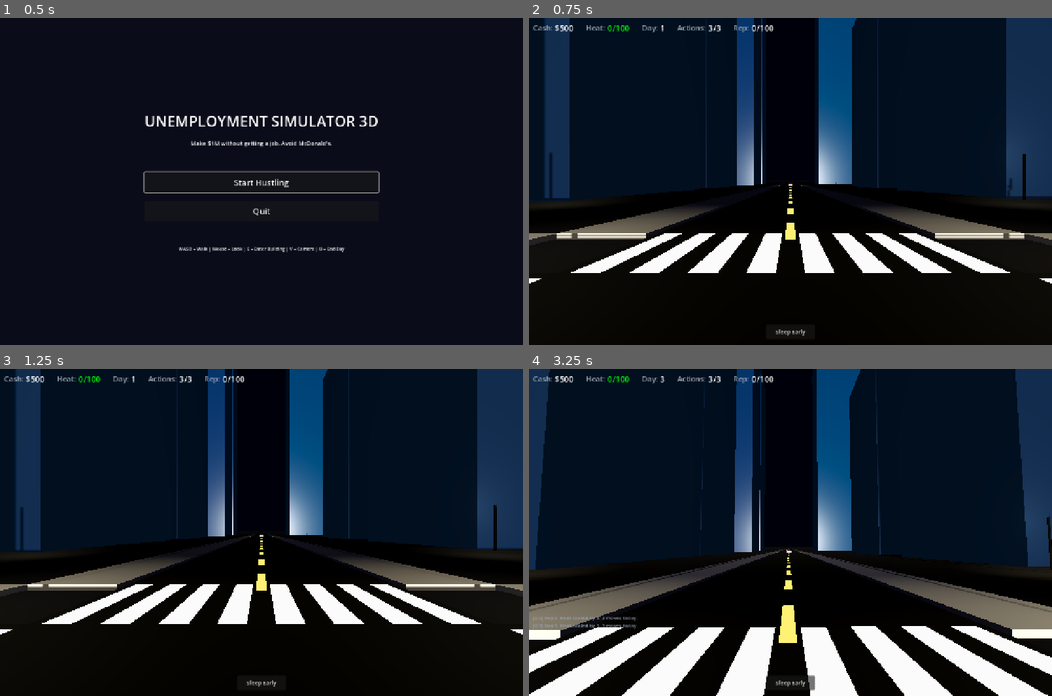
Above: before the commit, frames 1-4 (two rows, left to right).
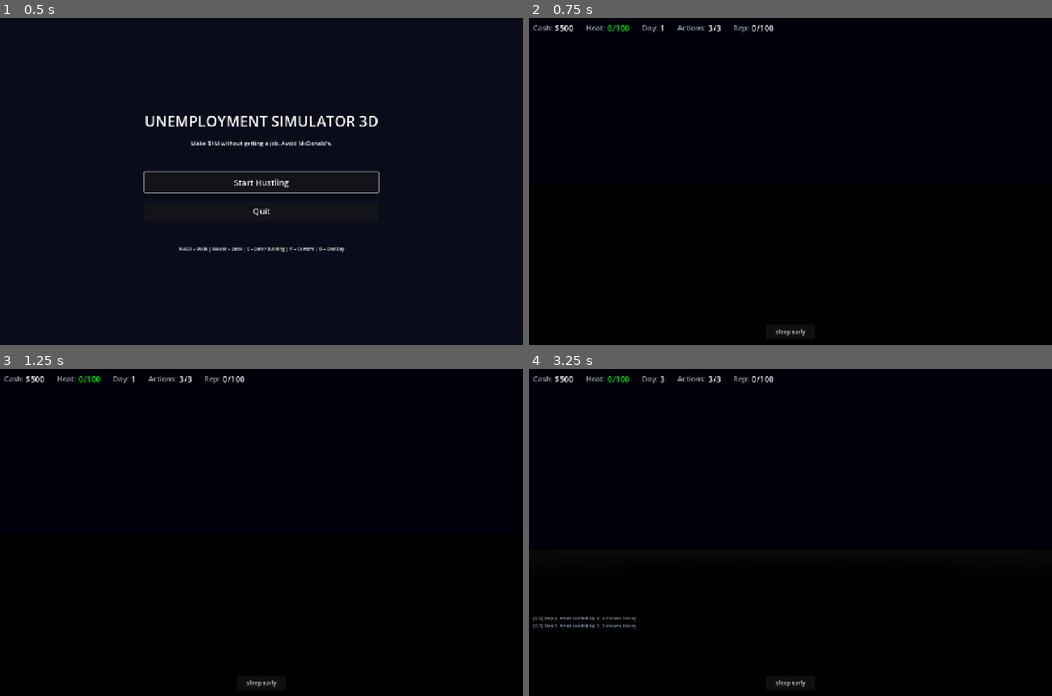
Above: after the commit, the same moments.

Repository: buttergolemcode/unemploymentsimulator
Game: Godot game, scene res://scenes/MainMenu.tscn
The game is run twice, just before and just after one commit, with the same random seed, the same clock (stepped at 60 frames per second) and the same inputs.
Inputs (mouse positions are in pixels of both pictures, inside the frame that each line leads up to):
- Up to frame 1 (0.5 s): no input
- Up to frame 2 (0.75 s): click "Start Hustling" at 0.5 s
- Up to frame 3 (1.25 s): no input
- Up to frame 4 (3.25 s): click "Sleep Early" at 1.25 s; click "OK" at 2 s; tap Enter at 2.75 s; move the mouse to (816, 532) at 2.77 s; hold W from 2.78 s (still down); tap V at 2.85 s; click (816, 532) at 2.92 s; tap Space at 3.02 s

Frame 1 is identical in both runs. In frame 2, 23% of the frame differs, in the area x 0-100%, y 0-82%; in frame 3, 23%; in frame 4, 28%, in the area x 0-100%, y 0-100%.
Error after the commit: Parse Error: Cannot find member "NAVY" in base "Color". (res://scripts/WorldBuilder.gd:857)

Commit message:
Fix 4 issues: NPC street avoidance, car scale, real harbor, larger map
User feedback: '1. NPCs sollten nur auf Sidewalks, Fußgängerüberwegen
und bei Gebäuden laufen. Nicht bei Straßen. 2. Relatives Scale von Auto
zu Spieler in third person ist immernoch ein wenig unrealistisch.
3. Beim Hafen ist kein Wirklicher Hafen sondern rumfliegende bunte Boxen.
4. Map außerhalb der City hat immernoch kein sauberes Clipping und ist
im vergleich zur city zu klein.'

1. NPC STREET AVOIDANCE:
- NPC.gd: New _is_on_street(x, z) static function checks if position is
  within 4.5m of any street line (at -300, -200, -100, 0, 100, 200, 300)
- _physics_process: Before moving, NPC checks if next position would be
  on street -> if so, picks new target instead
- _pick_new_target: Tries 10 times to find a non-street target before
  falling back (NPC may briefly cross street as last resort)
- Result: NPCs stay on sidewalks, near buildings, only cross streets
  when no alternative target found

2. CAR SCALE (slightly larger, more substantial):
- Body: 1.9x1.0x4.2m -> 2.0x1.2x4.5m (taller body, slightly wider/longer)
- Cabin: 1.6x0.7x1.8m -> 1.7x0.8x2.0m (bigger cabin on top)
- Windshield: 1.5x0.6 -> 1.6x0.7m (matches cabin)
- Wheels: 0.35 radius -> 0.4 radius (80cm diameter, SUV-like)
- Headlights/Taillights: repositioned to 0.85m height
- max_speed: 22 -> 18 m/s (65 km/h, city speed — better feel at city scale)
- Vehicle collision (GameScene.gd): 2.0x1.5x4.5m, y=0.9 (matches new body)

3. REAL HARBOR (was: floating colored boxes):
- Harbor basin: 200x300m dark water inlet cut into harbor area
- 3 concrete piers (120x20m each) extending into basin at z=-100, 0, +100
  - Piers have collision (cars can drive on them)
- 3 cargo ships (80x8x15m) docked at piers
  - Each ship has white bridge tower on top
  - Hull color: dark navy blue
- 60 cargo containers stacked ON piers (not floating) at proper height
  - 7 colors (red, blue, green, yellow, orange, purple, cyan)
  - Stacked 0-2 high on pier surface
- 6 large cargo cranes on piers (loading ships)
- Harbor district polygon extended: 400..600 x -400..400 (was 200..400)
- Result: looks like a real port with ships, piers, cranes, containers

4. LARGER MAP + PROPER RURAL COLLISION:
- Map size: 800x800 -> 1200x1200 (playable area -600..+600)
- Water offset: 400 -> 600 (water starts further out)
- City ground collision: 800x800 -> 1200x1200 (covers entire city + inner rural)
- Rural collision: REWROTE from 12 perimeter boxes to DENSE GRID
  - 50x50m boxes covering entire rural ring (380-580m radius)
  - Each box positioned at terrain_height() — no more gaps
  - Cars can now drive anywhere in rural zone without falling through
- Mountain walls: extended for larger map (1200 -> 1800 wide)
- Street length: 800 -> 1100 (spans larger city)
- Terrain mesh: 900 -> 1400 (covers larger area)
- Water plane: 1600 -> 2400 (covers larger ocean)
- terrain_height: extended flat zone (380 -> 580) and rural hills (400 -> 600)

Diff:
--- a/godot/scripts/GameScene.gd
+++ b/godot/scripts/GameScene.gd
@@ -65,9 +65,9 @@
 		# Collision
 		var col = CollisionShape3D.new()
 		var shape = BoxShape3D.new()
-		shape.size = Vector3(1.9, 1.5, 4.2)  # matches new car body size
+		shape.size = Vector3(2.0, 1.5, 4.5)  # matches new larger car body
 		col.shape = shape
-		col.position = Vector3(0, 0.85, 0)  # center of 1.5m tall body
+		col.position = Vector3(0, 0.9, 0)  # center of body
 		vehicle.add_child(col)
 
 		# Mesh container
--- a/godot/scripts/NPC.gd
+++ b/godot/scripts/NPC.gd
@@ -125,7 +125,6 @@
 	# Handle knockdown state
 	if is_down:
 		down_timer -= delta
-		# Stay down, slowly recover
 		mesh.rotation.x = lerp(mesh.rotation.x, -PI / 2, delta * 5)
 		velocity = Vector3.ZERO
 		move_and_slide()
@@ -139,10 +138,8 @@
 	for vehicle in get_tree().get_nodes_in_group("vehicle"):
 		var vd = global_position.distance_to(vehicle.global_position)
 		if vd < 2.5 and abs(vehicle.speed) > 3.0:
-			# Knocked down by vehicle
 			is_down = true
-			down_timer = 4.0  # down for 4 seconds
-			# Knockback in vehicle's movement direction
+			down_timer = 4.0
 			var kb_dir = (global_position - vehicle.global_position).normalized()
 			velocity = kb_dir * 5.0
 			move_and_slide()
@@ -155,21 +152,47 @@
 	if dist < 0.5:
 		_pick_new_target()
 	else:
+		# Check if next position would be on a street — if so, pick new target
+		var next_x = global_position.x + (dx / dist) * 2.0
+		var next_z = global_position.z + (dz / dist) * 2.0
+		if _is_on_street(next_x, next_z):
+			_pick_new_target()
+			return
 		velocity = Vector3(dx / dist * speed, 0, dz / dist * speed)
-		# Godot Y-rotation convention: forward = (-sin(yaw), 0, -cos(yaw))
-		# We want forward to equal movement direction (dx, dz), so:
-		# -sin(yaw) = dx/dist, -cos(yaw) = dz/dist
-		# yaw = atan2(-dx, -dz)
 		facing = atan2(-dx, -dz)
 		rotation.y = facing
 		walk_phase += delta * 8
-		# Walk bob animation (procedural — will be replaced with real anim later)
-		mesh.position.y = abs(sin(walk_phase)) * 0.03  # subtle bob (was 0.06)
-		# Subtle forward lean when walking
+		mesh.position.y = abs(sin(walk_phase)) * 0.03
 		mesh.rotation.x = lerp(mesh.rotation.x, 0.08, delta * 5.0)
 		move_and_slide()
 
+# Streets are at positions [-300, -200, -100, 0, 100, 200, 300] in both axes
+# with ROAD_HALF_WIDTH (4m) buffer. NPCs should stay on sidewalks (outside this buffer).
+static var STREET_POSITIONS: Array = [-300, -200, -100, 0, 100, 200, 300]
+static var ROAD_HALF: float = 4.5  # 4m half-width + 0.5m buffer
+
+static func _is_on_street(x: float, z: float) -> bool:
+	# Check if position is on a street (within road half-width of any street line)
+	for pos in STREET_POSITIONS:
+		# East-West street at z=pos
+		if abs(z - pos) < ROAD_HALF and abs(x) < 380:
+			return true
+		# North-South street at x=pos
+		if abs(x - pos) < ROAD_HALF and abs(z) < 380:
+			return true
+	return false
+
 func _pick_new_target():
+	# Try to find a target that's NOT on a street (keep NPC on sidewalks/buildings)
+	for attempt in range(10):
+		var angle = randf() * TAU
+		var dist = 8 + randf() * 20  # shorter range, stay near current block
+		var candidate = global_position + Vector3(cos(angle) * dist, 0, sin(angle) * dist)
+		# Skip if candidate is on a street
+		if not _is_on_street(candidate.x, candidate.z):
+			target_pos = candidate
+			return
+	# Fallback: just pick any nearby point (NPC may briefly cross street)
 	var angle = randf() * TAU
-	var dist = 15 + randf() * 25
+	var dist = 8 + randf() * 15
 	target_pos = global_position + Vector3(cos(angle) * dist, 0, sin(angle) * dist)
--- a/godot/scripts/Vehicle.gd
+++ b/godot/scripts/Vehicle.gd
@@ -6,7 +6,7 @@
 var car_model: String = ""  # e.g. "NormalCar1" — see VehicleData.CAR_MODELS
 var yaw: float = 0.0
 var speed: float = 0.0  # forward speed (signed: +forward / -reverse)
-var max_speed: float = 22.0
+var max_speed: float = 18.0  # 18 m/s = ~65 km/h (city speed)
 var max_reverse: float = 8.0
 var accel: float = 10.0       # engine force when accelerating
 var brake_force: float = 18.0  # deceleration when braking
@@ -114,17 +114,17 @@
 
 func _add_lights():
 	# Headlights
-	for x in [-0.7, 0.7]:
+	for x in [-0.75, 0.75]:
 		var hl = OmniLight3D.new()
-		hl.position = Vector3(x, 0.7, 2.1)  # at front of body
+		hl.position = Vector3(x, 0.85, 2.25)  # at front of body
 		hl.light_color = Color(1, 0.95, 0.8)
 		hl.light_energy = 1.5
 		hl.omni_range = 8.0
 		mesh.add_child(hl)
 	# Taillights
-	for x in [-0.7, 0.7]:
+	for x in [-0.75, 0.75]:
 		var tl = OmniLight3D.new()
-		tl.position = Vector3(x, 0.7, -2.1)  # at rear of body
+		tl.position = Vector3(x, 0.85, -2.25)  # at rear of body
 		tl.light_color = Color(1, 0.2, 0.1)
 		tl.light_energy = 0.8
 		tl.omni_range = 4.0
@@ -140,27 +140,27 @@
 	# Body
 	var body = MeshInstance3D.new()
 	var body_m = BoxMesh.new()
-	body_m.size = Vector3(1.9, 1.0, 4.2)  # realistic car: 1.9m wide, 1.0m body height, 4.2m long
+	body_m.size = Vector3(2.0, 1.2, 4.5)  # 2m wide, 1.2m body, 4.5m long (slightly larger)
 	body.mesh = body_m
-	body.position = Vector3(0, 0.65, 0)  # body sits at 0.65m (wheel top)
+	body.position = Vector3(0, 0.75, 0)  # body sits at 0.75m
 	body.material_override = mat
 	mesh.add_child(body)
 
 	# Cabin
 	var cabin = MeshInstance3D.new()
 	var cabin_m = BoxMesh.new()
-	cabin_m.size = Vector3(1.6, 0.7, 1.8)  # cabin: 1.6m wide, 0.7m tall, 1.8m long
+	cabin_m.size = Vector3(1.7, 0.8, 2.0)  # cabin: 1.7m wide, 0.8m tall, 2.0m long
 	cabin.mesh = cabin_m
-	cabin.position = Vector3(0, 1.5, -0.2)  # sits on top of body
+	cabin.position = Vector3(0, 1.7, -0.2)  # sits on top of body
 	cabin.material_override = mat
 	mesh.add_child(cabin)
 
 	# Windshield
 	var wind = MeshInstance3D.new()
 	var wind_m = BoxMesh.new()
-	wind_m.size = Vector3(1.5, 0.6, 0.1)
+	wind_m.size = Vector3(1.6, 0.7, 0.1)
 	wind.mesh = wind_m
-	wind.position = Vector3(0, 1.5, 0.85)  # at cabin height
+	wind.position = Vector3(0, 1.7, 0.95)  # at cabin height
 	var glass_mat = StandardMaterial3D.new()
 	glass_mat.albedo_color = Color(0.06, 0.09, 0.16, 0.8)
 	glass_mat.roughness = 0.1
@@ -171,12 +171,12 @@
 
 	# Wheels (also tracked for wheel-spin)
 	_wheel_nodes.clear()
-	for pos in [Vector3(-0.9, 0.35, 1.4), Vector3(0.9, 0.35, 1.4), Vector3(-0.9, 0.35, -1.4), Vector3(0.9, 0.35, -1.4)]:
+	for pos in [Vector3(-0.95, 0.4, 1.5), Vector3(0.95, 0.4, 1.5), Vector3(-0.95, 0.4, -1.5), Vector3(0.95, 0.4, -1.5)]:
 		var wheel = MeshInstance3D.new()
 		var w_m = CylinderMesh.new()
-		w_m.top_radius = 0.35  # 35cm radius = 70cm diameter (realistic)
-		w_m.bottom_radius = 0.35
-		w_m.height = 0.25  # 25cm tire width
+		w_m.top_radius = 0.4  # 40cm radius = 80cm diameter (realistic SUV)
+		w_m.bottom_radius = 0.4
+		w_m.height = 0.3  # 30cm tire width
 		wheel.mesh = w_m
 		wheel.rotation.z = PI / 2
 		wheel.position = pos
--- a/godot/scripts/WorldBuilder.gd
+++ b/godot/scripts/WorldBuilder.gd
@@ -25,9 +25,9 @@
 #   suburbs: west, small houses
 #   rural: outside city, farms/forest
 
-const MAP_SIZE: float = 800.0           # playable area (-400..+400)
-const WATER_OFFSET: float = 400.0       # water starts at this distance from center
-const WATER_PLANE_SIZE: float = 1600.0  # large enough to look infinite
+const MAP_SIZE: float = 1200.0          # playable area (-600..+600)
+const WATER_OFFSET: float = 600.0       # water starts at this distance from center
+const WATER_PLANE_SIZE: float = 2400.0  # large enough to look infinite
 
 # Street grid (NYC-style 100m blocks)
 const STREET_GRID: Array = [-300, -200, -100, 0, 100, 200, 300]
@@ -53,7 +53,7 @@
 		"harbor": {
 			"color": "#1c1917", "height_min": 10, "height_max": 25, "ground": "#171717",
 			"polygon": PackedVector2Array([
-				Vector2(200, -300), Vector2(400, -300), Vector2(400, 300), Vector2(200, 300)
+				Vector2(400, -400), Vector2(600, -400), Vector2(600, 400), Vector2(400, 400)
 			])
 		},
 		"slums": {
@@ -131,13 +131,13 @@
 
 static func terrain_height(x: float, z: float) -> float:
 	var r = sqrt(x * x + z * z)
-	# City area: completely flat
-	if r < 380:
+	# City area: completely flat (extended for larger map)
+	if r < 580:
 		return 0.0
-	# Rural edge: gentle hills rising toward mountains
+	# Rural edge: gentle hills rising toward mountains (extended range)
 	if r < WATER_OFFSET:
-		var blend = (r - 380) / (WATER_OFFSET - 380)
-		return _fractal_noise(x, z, 2) * 6 * blend
+		var blend = (r - 580) / (WATER_OFFSET - 580)
+		return _fractal_noise(x, z, 2) * 8 * blend
 	# Water (below sea level)
 	return -3.0
 
@@ -191,8 +191,8 @@
 
 static func _build_terrain(parent: Node3D) -> void:
 	# Visual terrain mesh with height variation
-	var size = 900
-	var segs = 100
+	var size = 1400  # larger terrain mesh for bigger map
+	var segs = 120
 	var mesh = PlaneMesh.new()
 	mesh.size = Vector2(size, size)
 	mesh.subdivide_width = segs
@@ -248,68 +248,72 @@
 	city_body.name = "CityGround"
 	var city_col = CollisionShape3D.new()
 	var city_shape = BoxShape3D.new()
-	city_shape.size = Vector3(800, 1.0, 800)  # 800x800 flat ground at y=-0.5
+	city_shape.size = Vector3(1200, 1.0, 1200)  # 1200x1200 flat ground (covers city + inner rural)
 	city_col.shape = city_shape
 	city_col.position = Vector3(0, -0.5, 0)
 	city_body.add_child(city_col)
 	parent.add_child(city_body)
 
-	# 2) Rural raised collision (4 boxes at corners, matching terrain_height)
+	# 2) Rural raised collision (DENSE GRID covering entire rural area)
+	# Old approach (12 boxes around perimeter) left gaps where cars fell through.
+	# New approach: grid of 50x50m boxes covering the full rural ring (380-580m radius)
 	var rural_body = StaticBody3D.new()
 	rural_body.name = "RuralGround"
-	# Add multiple collision boxes around the rural perimeter
-	for angle_deg in range(0, 360, 30):
-		var angle = deg_to_rad(angle_deg)
-		var rx = cos(angle) * 390.0  # radius just inside water
-		var rz = sin(angle) * 390.0
-		var rcol = CollisionShape3D.new()
-		var rshape = BoxShape3D.new()
-		rshape.size = Vector3(80, 1.0, 80)
-		rcol.shape = rshape
-		var h_at = terrain_height(rx, rz)
-		rcol.position = Vector3(rx, h_at - 0.5, rz)
-		rural_body.add_child(rcol)
+	var rural_grid = 50  # 50m spacing
+	for gx in range(-600, 601, rural_grid):
+		for gz in range(-600, 601, rural_grid):
+			var r = sqrt(gx * gx + gz * gz)
+			# Only place boxes in rural ring (between city edge and water)
+			if r < 380 or r > 580:
+				continue
+			var rcol = CollisionShape3D.new()
+			var rshape = BoxShape3D.new()
+			rshape.size = Vector3(rural_grid, 1.0, rural_grid)
+			rcol.shape = rshape
+			var h_at = terrain_height(gx, gz)
+			rcol.position = Vector3(gx, h_at - 0.5, gz)
+			rural_body.add_child(rcol)
 	parent.add_child(rural_body)
 
-	# 3) Mountain walls (impassable barriers at map edges)
-	# North wall (z < -400)
+	# 3) Mountain walls (impassable barriers at map edges — extended for larger map)
+	# North wall (z < -600)
 	var north_body = StaticBody3D.new()
 	north_body.name = "MountainNorth"
 	var north_col = CollisionShape3D.new()
 	var north_shape = BoxShape3D.new()
-	north_shape.size = Vector3(1200, 100, 200)
+	north_shape.size = Vector3(1800, 100, 200)
 	north_col.shape = north_shape
-	north_col.position = Vector3(0, 50, -500)
+	north_col.position = Vector3(0, 50, -700)
 	north_body.add_child(north_col)
 	parent.add_child(north_body)
-	# South wall (z > 400)
+	# South wall (z > 600)
 	var south_body = StaticBody3D.new()
 	south_body.name = "MountainSouth"
 	var south_col = CollisionShape3D.new()
 	var south_shape = BoxShape3D.new()
-	south_shape.size = Vector3(1200, 100, 200)
+	south_shape.size = Vector3(1800, 100, 200)
 	south_col.shape = south_shape
-	south_col.position = Vector3(0, 50, 500)
+	south_col.position = Vector3(0, 50, 700)
 	south_body.add_child(south_col)
 	parent.add_child(south_body)
-	# West wall (x < -400)
+	# West wall (x < -600)
 	var west_body = StaticBody3D.new()
 	west_body.name = "MountainWest"
 	var west_col = CollisionShape3D.new()
 	var west_shape = BoxShape3D.new()
-	west_shape.size = Vector3(200, 100, 1200)
+	west_shape.size = Vector3(200, 100, 1800)
 	west_col.shape = west_shape
-	west_col.position = Vector3(-500, 50, 0)
+	west_col.position = Vector3(-700, 50, 0)
 	west_body.add_child(west_col)
 	parent.add_child(west_body)
-	# East harbor wall (low barrier to block ground vehicles from water)
+	# East harbor wall (low barrier at harbor edge)
 	var east_body = StaticBody3D.new()
 	east_body.name = "HarborBarrier"
 	var east_col = CollisionShape3D.new()
 	var east_shape = BoxShape3D.new()
-	east_shape.size = Vector3(20, 4, 1200)
+	east_shape.size = Vector3(20, 4, 1800)
 	east_col.shape = east_shape
-	east_col.position = Vector3(410, 2, 0)
+	east_col.position = Vector3(610, 2, 0)
 	east_body.add_child(east_col)
 	parent.add_child(east_body)
 
@@ -320,6 +324,7 @@
 # ============================================================
 
 static func _build_water(parent: Node3D) -> void:
+	# Sea on east side (harbor) + surrounding ocean
 	var plane = PlaneMesh.new()
 	plane.size = Vector2(WATER_PLANE_SIZE, WATER_PLANE_SIZE)
 	var mat = StandardMaterial3D.new()
@@ -330,7 +335,7 @@
 	plane.material = mat
 	var mi = MeshInstance3D.new()
 	mi.mesh = plane
-	mi.position = Vector3(800, -3.0, 0)  # east side, below ground
+	mi.position = Vector3(1200, -3.0, 0)  # east side, larger offset for bigger map
 	parent.add_child(mi)
 
 # ============================================================
@@ -350,7 +355,7 @@
 	_build_crosswalks(parent)
 
 static func _make_street(parent: Node3D, axis: String, pos: float) -> void:
-	var length = 800.0  # spans entire city
+	var length = 1100.0  # spans entire city (extended for larger map)
 	# === ASPHALT (street surface, full length — runs through intersections) ===
 	var asphalt = MeshInstance3D.new()
 	var a_mesh = BoxMesh.new()
@@ -801,34 +806,98 @@
 # ============================================================
 
 static func _build_dock_props(parent: Node3D) -> void:
-	# Cargo containers in harbor district
-	for i in range(40):
-		var x = 220 + randf() * 150
-		var z = -250 + randf() * 500
-		if get_district_at(x, z) != "harbor":
-			continue
+	# === HARBOR BASIN (water inlet for ships) ===
+	# Cut a rectangular basin into the harbor area for ships to dock
+	var basin = MeshInstance3D.new()
+	var b_mesh = BoxMesh.new()
+	b_mesh.size = Vector3(200, 0.1, 300)  # 200x300m harbor basin
+	basin.mesh = b_mesh
+	basin.position = Vector3(500, -2.5, 0)  # at water level, in harbor area
+	var basin_mat = StandardMaterial3D.new()
+	basin_mat.albedo_color = Color(0.05, 0.15, 0.28)  # dark water
+	basin_mat.roughness = 0.1
+	basin_mat.metalness = 0.6
+	basin.material_override = basin_mat
+	parent.add_child(basin)
+
+	# === DOCKS (concrete piers extending into basin) ===
+	# 3 piers running east-west into the basin
+	for pier_idx in range(3):
+		var pier_z = -100 + pier_idx * 100  # piers at z = -100, 0, 100
+		var pier = MeshInstance3D.new()
+		var p_mesh = BoxMesh.new()
+		p_mesh.size = Vector3(120, 1.0, 20)  # 120m long, 20m wide pier
+		pier.mesh = p_mesh
+		pier.position = Vector3(500, 0.5, pier_z)  # at water level
+		var pier_mat = StandardMaterial3D.new()
+		pier_mat.albedo_color = Color(0.5, 0.5, 0.5)  # concrete gray
+		pier_mat.roughness = 0.95
+		pier.material_override = pier_mat
+		parent.add_child(pier)
+		# Collision for pier (so cars can drive on it)
+		var pier_body = StaticBody3D.new()
+		pier_body.position = Vector3(500, 0.5, pier_z)
+		var pier_col = CollisionShape3D.new()
+		var pier_shape = BoxShape3D.new()
+		pier_shape.size = Vector3(120, 1.0, 20)
+		pier_col.shape = pier_shape
+		pier_body.add_child(pier_col)
+		parent.add_child(pier_body)
+
+	# === CARGO SHIPS (large box-shaped ships docked at piers) ===
+	for ship_idx in range(3):
+		var ship_z = -100 + ship_idx * 100
+		var ship = MeshInstance3D.new()
+		var s_mesh = BoxMesh.new()
+		s_mesh.size = Vector3(80, 8, 15)  # 80m long, 8m tall, 15m wide ship
+		ship.mesh = s_mesh
+		ship.position = Vector3(540, 4, ship_z + 15)  # next to pier, half in water
+		var ship_mat = StandardMaterial3D.new()
+		var ship_colors = ["#1e3a5f", "#1e293b", "#0c4a6e", "#1e3a5f"]
+		ship_mat.albedo_color = Color.from_string(ship_colors[ship_idx % 4], Color.NAVY)
+		ship_mat.roughness = 0.4
+		ship_mat.metalness = 0.5
+		ship.material_override = ship_mat
+		parent.add_child(ship)
+		# Ship superstructure (bridge tower)
+		var bridge = MeshInstance3D.new()
+		var br_mesh = BoxMesh.new()
+		br_mesh.size = Vector3(15, 6, 12)
+		bridge.mesh = br_mesh
+		bridge.position = Vector3(540, 12, ship_z + 15)  # on top of ship
+		var bridge_mat = StandardMaterial3D.new()
+		bridge_mat.albedo_color = Color.WHITE
+		bridge_mat.roughness = 0.3
+		bridge.material_override = bridge_mat
+		parent.add_child(bridge)
+
+	# === CARGO CONTAINERS (stacked on piers, not floating) ===
+	for i in range(60):
+		# Place containers ON the piers (at pier height y=1.5)
+		var pier_idx = i % 3
+		var pier_z = -100 + pier_idx * 100
+		var cx = 460 + (i / 3) % 5 * 12  # along pier length
+		var cz = pier_z + ((i / 3) / 5) % 2 * 6 - 3  # across pier width
 		var container = MeshInstance3D.new()
 		var c_mesh = BoxMesh.new()
-		var rot = randf() > 0.5
-		if rot:
-			c_mesh.size = Vector3(12, 2.5, 2.5)
-		else:
-			c_mesh.size = Vector3(2.5, 2.5, 12)
+		c_mesh.size = Vector3(12, 2.5, 2.5)  # standard container size
 		container.mesh = c_mesh
-		var stack_h = int(randf() * 3) * 2.6
-		container.position = Vector3(x, 1.3 + stack_h, z)
+		var stack_h = int(randf() * 3) * 2.6  # stack 0-2 high
+		container.position = Vector3(cx, 1.5 + stack_h, cz)
 		var mat = StandardMaterial3D.new()
-		var colors = ["#dc2626", "#2563eb", "#16a34a", "#eab308", "#ea580c", "#7c3aed"]
+		var colors = ["#dc2626", "#2563eb", "#16a34a", "#eab308", "#ea580c", "#7c3aed", "#0891b2"]
 		mat.albedo_color = Color.from_string(colors[randi() % colors.size()], Color.GRAY)
 		mat.roughness = 0.7
 		container.material_override = mat
 		parent.add_child(container)
-	# Cargo cranes (visual landmarks at harbor)
-	for i in range(4):
-		var cx = 230 + i * 30
-		var cz = -100 + (i % 2) * 200
+
+	# === CARGO CRANES (large, on piers, loading ships) ===
+	for i in range(6):
+		var crane_idx = i % 3
+		var crane_z = -100 + crane_idx * 100
+		var crane_x = 480 + (i / 3) * 30
 		var crane = _make_crane()
-		crane.position = Vector3(cx, 0, cz)
+		crane.position = Vector3(crane_x, 1.0, crane_z)  # on pier
 		parent.add_child(crane)
 
 static func _make_crane() -> Node3D:
Not shown, added: scripts/patch_issues_v4.py
Not shown, added: scripts/patch_issues_v4_part2.py
